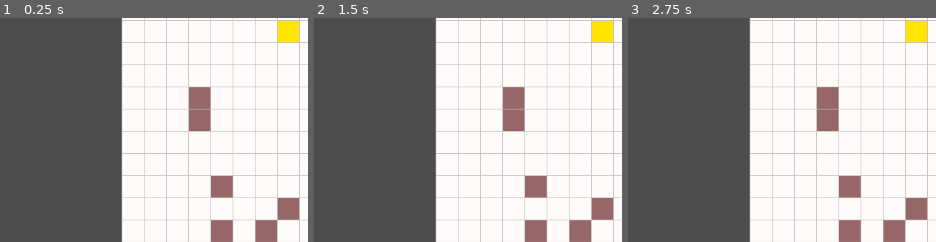
Above: before the commit, frames 1-3 (left to right).
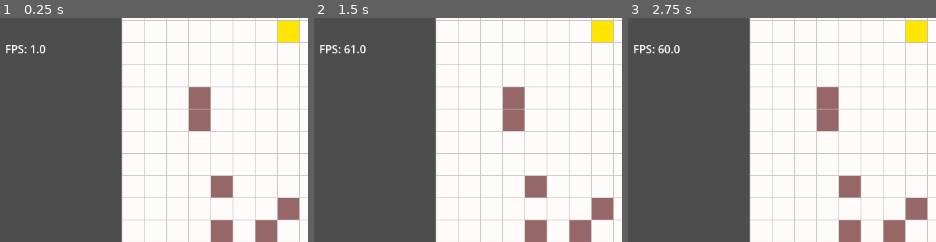
Above: after the commit, the same moments.

Repository: kamus1/mining-drones-sim
Game: Godot game, scene res://scenes/Main.tscn
The game is run twice, just before and just after one commit, with the same random seed, the same clock (stepped at 60 frames per second) and the same inputs.
Inputs:
- Up to frame 1 (0.25 s): no input
- Up to frame 2 (1.5 s): no input
- Up to frame 3 (2.75 s): no input
The pictures show only the part of the screen within x 0-50%, y 0-50%; the shares and areas given below are measured in that part.

The runs differ from the first frame. In frame 1, 0.2% of the frame differs, in the area x 1-15%, y 12-17%; in frame 2, 0.3%; in frame 3, 0.3%, in the area x 1-17%, y 12-17%.

Commit message:
feat: fps limited to 60

Diff:
--- a/mining-drones-sim/scenes/Main.tscn
+++ b/mining-drones-sim/scenes/Main.tscn
@@ -56,3 +56,10 @@
 
 [node name="Drones" type="Node2D" parent="."]
 script = ExtResource("4_rarhs")
+
+[node name="CurrentFPS" type="Label" parent="."]
+offset_left = -521.0
+offset_top = -291.0
+offset_right = -481.0
+offset_bottom = -268.0
+text = "FPS: "
--- a/mining-drones-sim/scenes/main.gd
+++ b/mining-drones-sim/scenes/main.gd
@@ -8,6 +8,9 @@
 var mapa: TileMap
 
 func _ready():
+	#limitar fps a 60
+	Engine.max_fps = 60
+
 	mapa = get_node(mapa_path)
 	_spawn_scouts()
 
@@ -19,3 +22,6 @@
 		s.map_path = mapa.get_path()
 		s.start_cell = Vector2i(0, 0)  # centro de tu grilla "centrada"
 		cont.add_child(s)
+
+func _process(delta: float) -> void:
+	$CurrentFPS.text = "FPS: " + str(Engine.get_frames_per_second())
